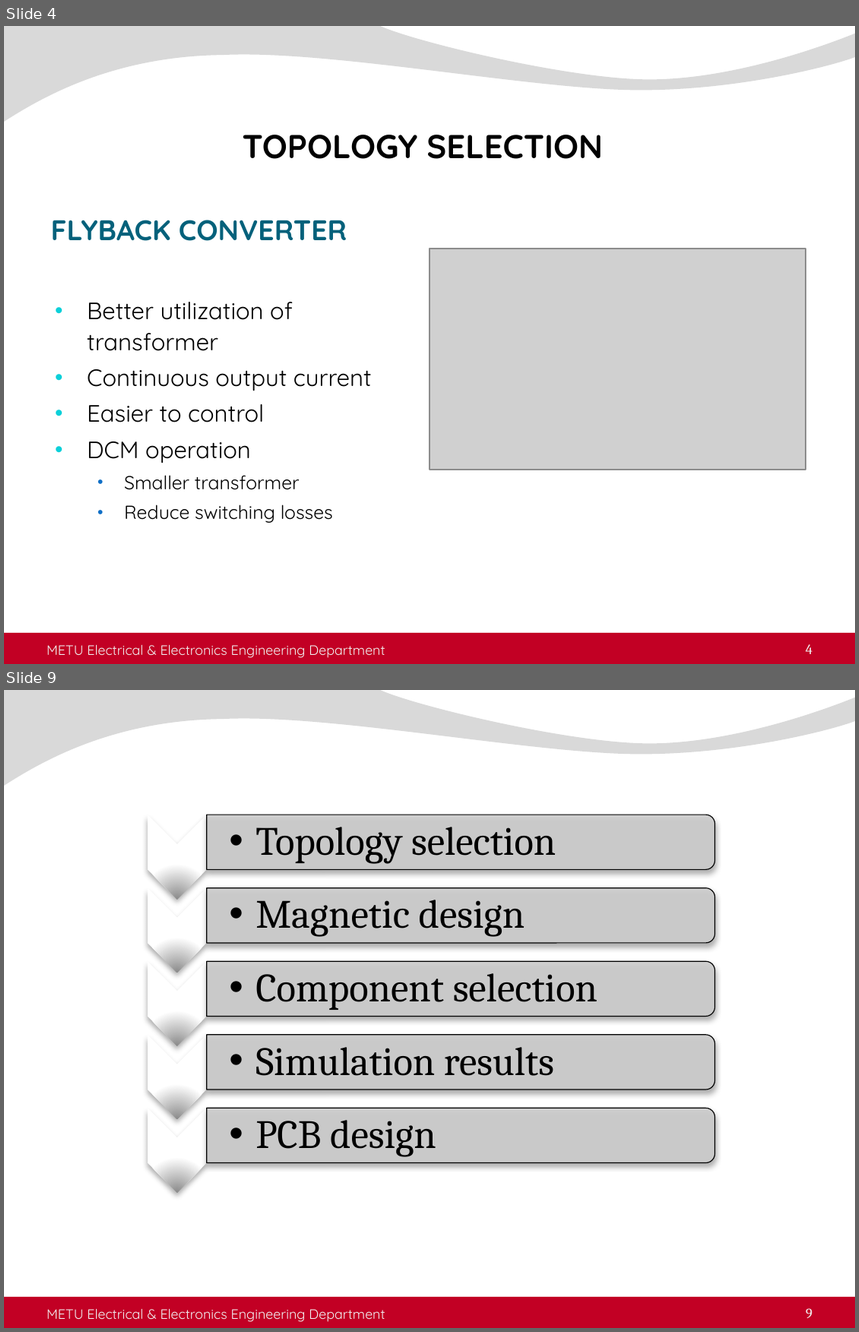
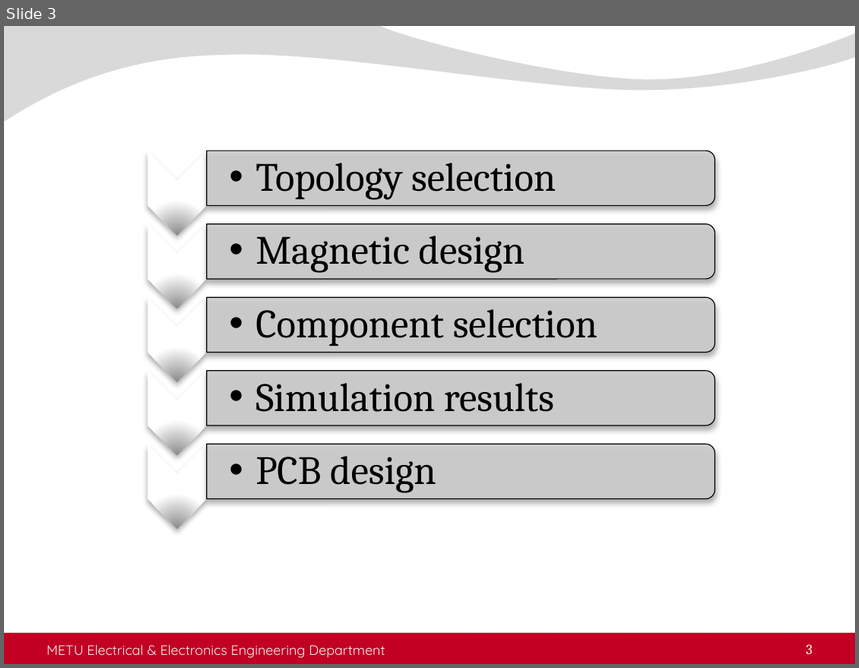
Before and after one commit to busranurkocak/EE464-Term-Project, a slide deck: Presentation/Isolated_presentation.pptx. Shown one above the other, each under a label of ours: slides 4 and 9 before the commit, slide 3 after it; the slides between them are not shown. The pictures are 859x1332 and 859x668 pixels, drawn with LibreOffice and Linux fonts; fonts in the diff are those of the drawing; grey boxes stand for pictures; background and template pictures are left out. Boxes give left, top, right and bottom in pixels: in the first picture for what was removed or moved away, otherwise in the second. Text is boxed around its words. In the diff, an @@ line names an element or a change of style, - is before the commit and + after.

Commit message:
Some values added for the transformer

```diff
--- a/Presentation/Isolated_presentation.pptx
+++ b/Presentation/Isolated_presentation.pptx
@@ slide 4 removed at box(4, 26, 855, 664), background picture (left out); not listed: 2 template elements that a slide beside it also shows @@
@@ title removed at box(243, 135, 603, 159) @@
-TOPOLOGY SELECTION
@@ text removed at box(51, 220, 347, 241) @@
-FLYBACK CONVERTER
@@ picture removed at box(430, 249, 806, 471) @@
@@ text removed at box(87, 302, 372, 523) @@
-• Better utilization of transformer
-• Continuous output current
-• Easier to control
-• DCM operation
-  • Smaller transformer
-  • Reduce switching losses
@@ text removed at box(47, 645, 385, 658) @@
-METU Electrical & Electronics Engineering Department
@@ page number removed at box(806, 645, 813, 655) @@
-4
@@ what was slide 9 is now slide 3 @@
@@ page number at box(806, 645, 813, 655): text changed @@
-9
+3
```
Also in this commit, not shown: 1 slide changed, 5 other slides removed.
